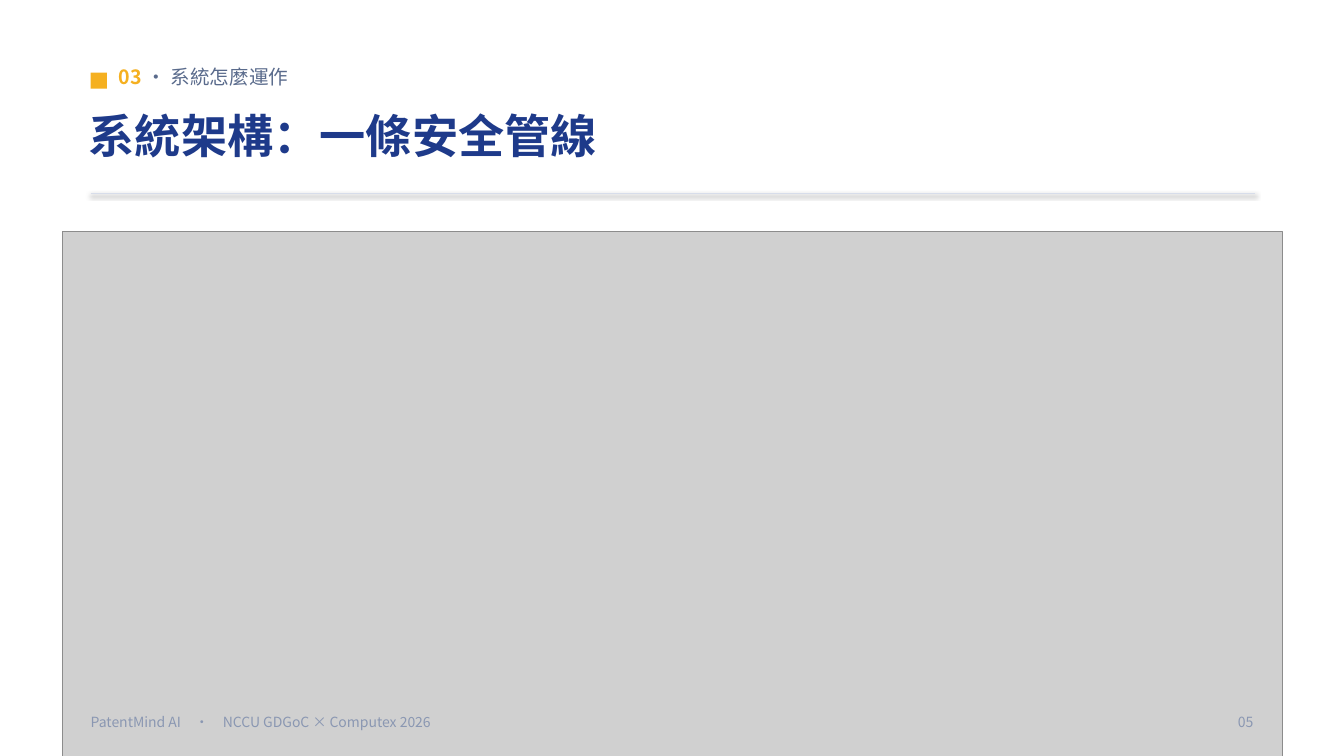
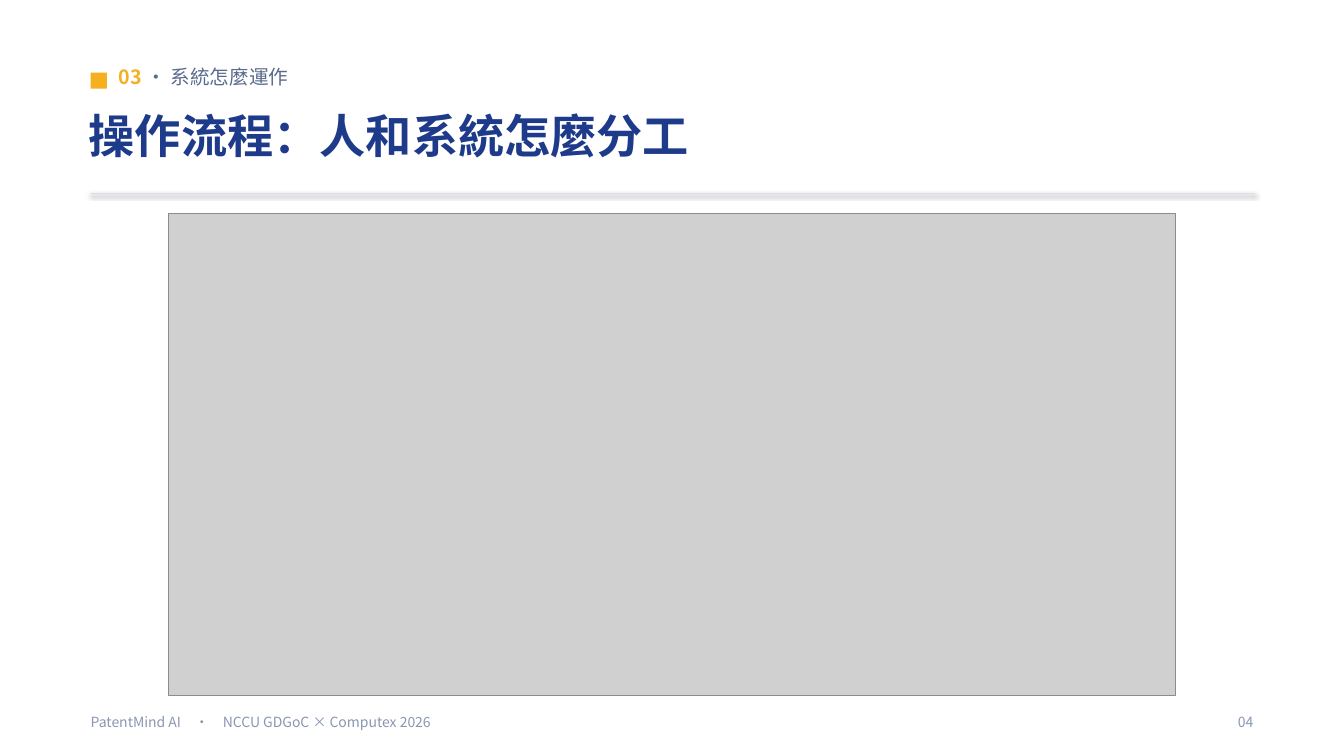
Before and after one commit to Adrian-Kao/shin-lee, a slide deck: slide 5 of presentation/PatentMind_簡報.pptx (slide 6 before the commit). Drawn at 1344x756 pixels with LibreOffice and Linux fonts; fonts in the diff are those of the drawing; grey boxes stand for pictures. Boxes give left, top, right and bottom in pixels: in the first picture for what was removed or moved away, otherwise in the second. Text is boxed around its words. In the diff, an @@ line names an element or a change of style, - is before the commit and + after.

Commit message:
deck: add 4 feedback diagrams (operation flow, module arch, data flow, AI flow)
- New make_flow_diagrams.py: 操作流程 swimlanes, 資料流 4-column map,
  AI 任務執行流程 6-step snake with degrade banner
- Section 3 restructured: 操作流程 → 功能模組架構 → 資料流 → AI 任務
  → 信任設計 (replaces the solution-cards slide; deck now 17 slides)
- architecture.png: trim 300px blank bottom (caption was pushed
  off-slide), widen canvas so Dify/Ollama cards stop clipping, fix
  CJK tofu in digiRunner sub-label (Arial → JhengHei)
- Full-width punctuation across diagram titles/captions

```diff
--- a/presentation/PatentMind_簡報.pptx
+++ b/presentation/PatentMind_簡報.pptx
@@ text at box(89, 113, 690, 158): text changed @@
-系統架構：一條安全管線
+操作流程：人和系統怎麼分工
@@ picture: place and size @@
-picture at box(63, 232, 1282, 756)
+picture at box(168, 214, 1175, 696)
@@ text at box(1238, 716, 1254, 727): text changed @@
-05
+04
```
Also in this commit, not shown: 9 other slides changed, 3 slides added, 1 slide removed, 21 other files.
